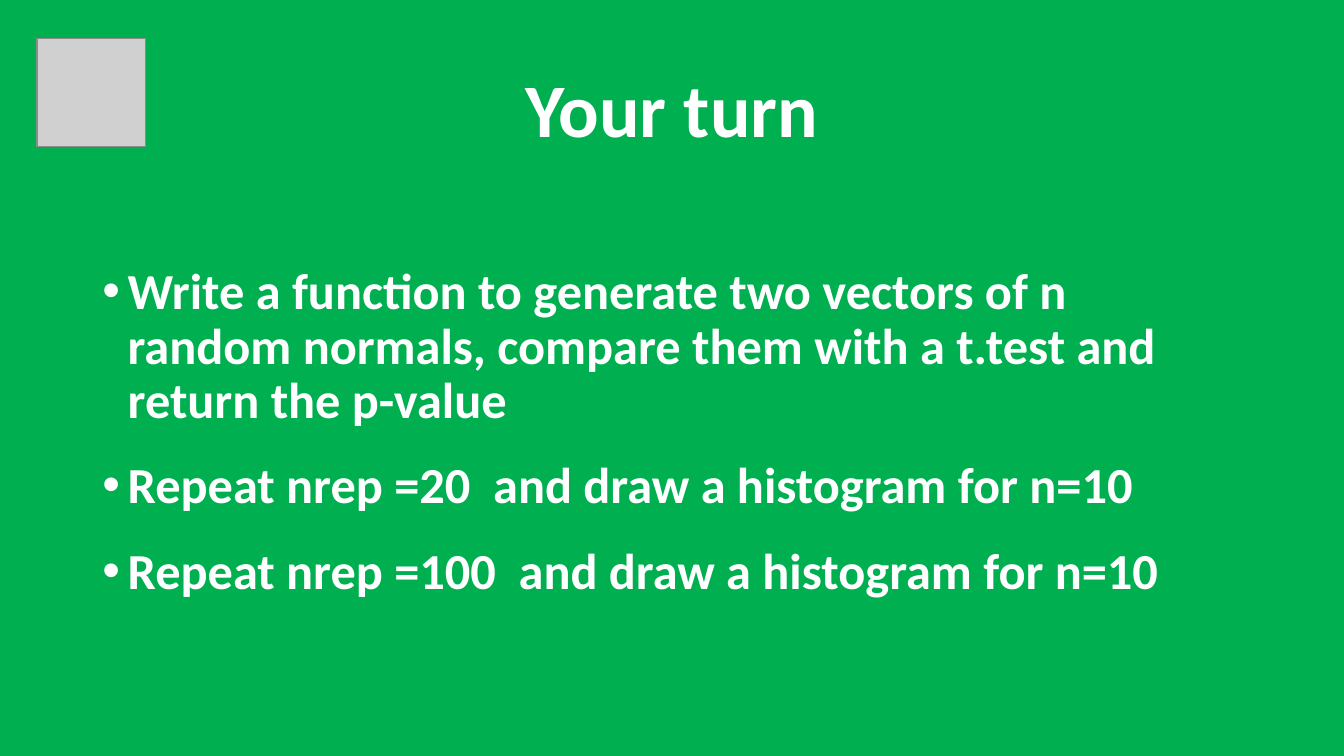
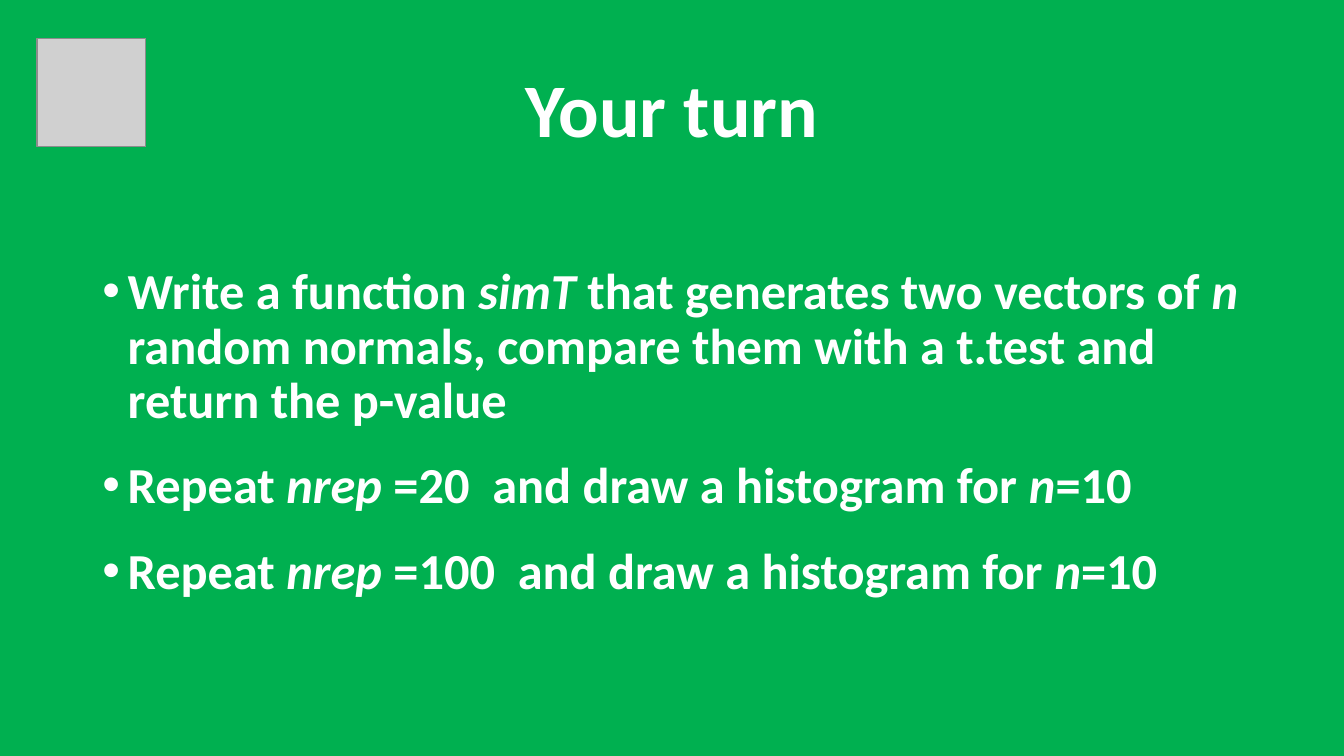
Before and after one commit to MalikaIhle/simulation_course, a slide deck: slide 29 of 6_Simulations.pptx. Drawn at 1344x756 pixels with LibreOffice and Linux fonts; fonts in the diff are those of the drawing; grey boxes stand for pictures. Boxes give left, top, right and bottom in pixels: in the first picture for what was removed or moved away, otherwise in the second. Text is boxed around its words. In the diff, an @@ line names an element or a change of style, - is before the commit and + after.

```diff
--- a/6_Simulations.pptx
+++ b/6_Simulations.pptx
@@ text at [128, 273, 1239, 426]: text changed @@
-• Write a function to generate two vectors of n random normals, compare them with a t.test and return the p-value
+• Write a function simT that generates two vectors of n random normals, compare them with a t.test and return the p-value
@@ text at [128, 467, 1158, 598]: italic on in "nrep n=10", "nrep n=10" @@
```
Also in this commit, not shown: 12 other slides changed, 4 slides added, 2 slides removed.
